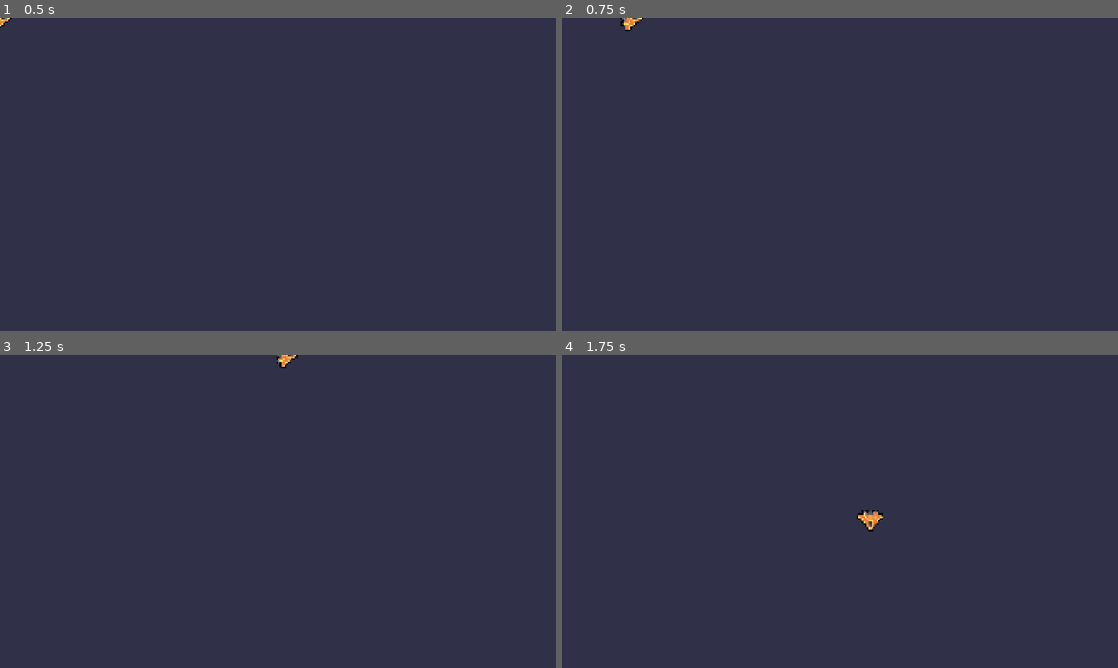
Above: before the commit, frames 1-4 (two rows, left to right).
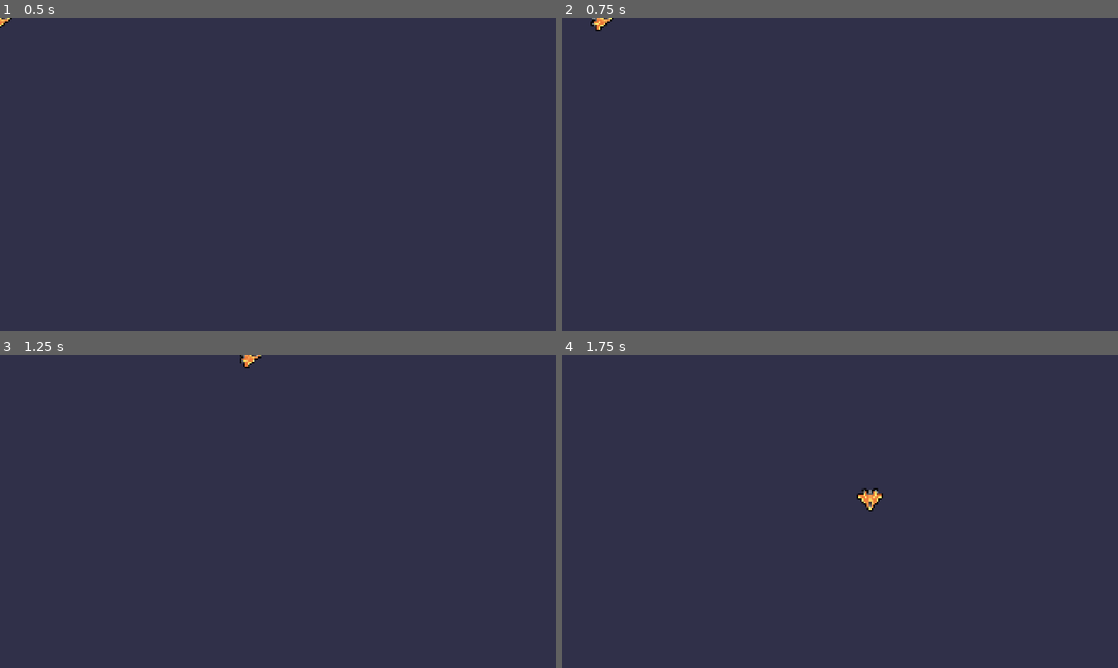
Above: after the commit, the same moments.

Repository: peeryo/M4-SY2526
Game: Godot game, scene res://lessons/ship.tscn
The game is run twice, just before and just after one commit, with the same random seed, the same clock (stepped at 60 frames per second) and the same inputs.
Inputs (mouse positions are in pixels of both pictures, inside the frame that each line leads up to):
- Up to frame 1 (0.5 s): no input
- Up to frame 2 (0.75 s): tap Enter at 0.5 s; move the mouse to (962, 158) at 0.52 s; hold D (move_right) from 0.53 s (still down); tap Space (boost) at 0.6 s; click (962, 158) at 0.67 s
- Up to frame 3 (1.25 s): keep holding D (move_right)
- Up to frame 4 (1.75 s): move the mouse to (728, 527) at 1.27 s; release D (move_right) at 1.28 s; hold S (move_down) from 1.28 s (still down); tap Z at 1.35 s

Frame 1 is identical in both runs. In frame 2, 0.2% of the frame differs, in the area x 5-15%, y 0-5%; in frame 3, 0.2%; in frame 4, 0.4%, in the area x 53-58%, y 42-57%.

Commit message:
M4L5 completed

Diff:
--- a/M04.to_space_and_beyond_workbook/lessons/ship.gd
+++ b/M04.to_space_and_beyond_workbook/lessons/ship.gd
@@ -1,9 +1,11 @@
 extends Sprite2D
+
 var boost_speed := 1500.0
 var normal_speed := 600.0
+
 var max_speed := normal_speed
 var velocity := Vector2(0, 0)
-
+var steering_factor := 10.0
 
 
 func _process(delta: float) -> void:
@@ -18,7 +20,10 @@
 		max_speed = boost_speed
 		get_node("Timer").start()
 
-	velocity = direction * max_speed
+	#added during lesson 5
+	var desired_velocity := max_speed * direction
+	var steering_vector := desired_velocity - velocity
+	velocity += steering_vector * steering_factor * delta
 	position += velocity * delta
 
 	if direction.length() > 0.0:
